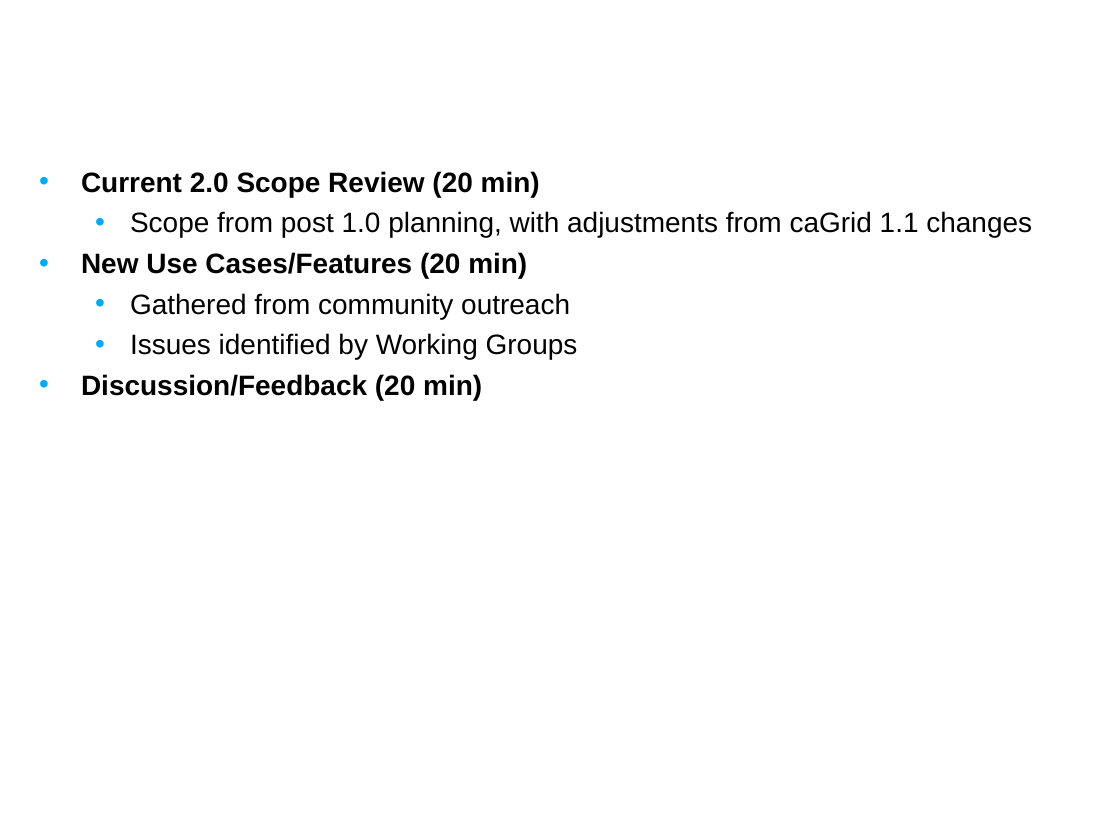
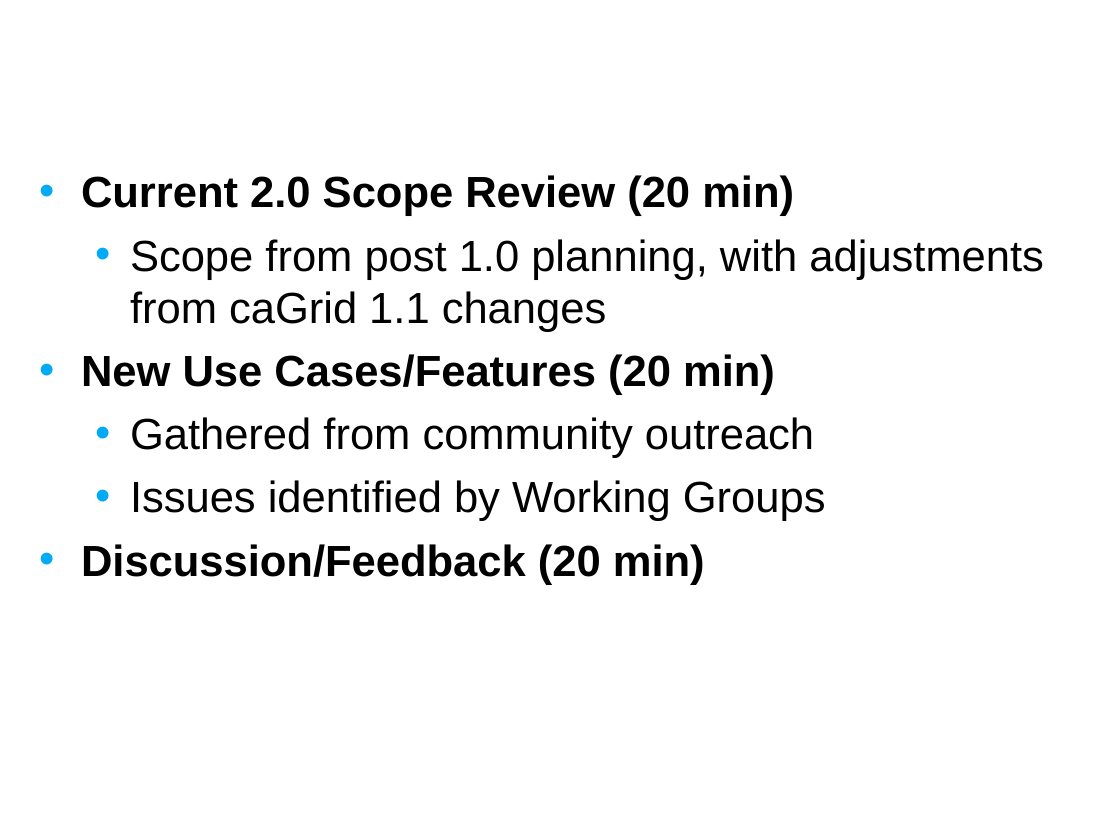
Before and after one commit to NCIP/cagrid-docs, a slide deck: slide 2 of presentations/200708_VCDE_ARCH/20070806_Day1_Future_Planning.ppt. Drawn at 1120x840 pixels with LibreOffice and Linux fonts; fonts in the diff are those of the drawing; background and template pictures are left out. Boxes give left, top, right and bottom in pixels: in the first picture for what was removed or moved away, otherwise in the second. Text is boxed around its words. In the diff, an @@ line names an element or a change of style, - is before the commit and + after.

```diff
--- a/presentations/200708_VCDE_ARCH/20070806_Day1_Future_Planning.ppt
+++ b/presentations/200708_VCDE_ARCH/20070806_Day1_Future_Planning.ppt
@@ text "Current 2.0 Scope Review (20 ..." at box(81, 175, 1044, 585): size 18 to 28 pt; more space between paragraphs @@
```
Also in this commit, not shown: 2 other slides changed, 21 slides added, 6 slides removed.
